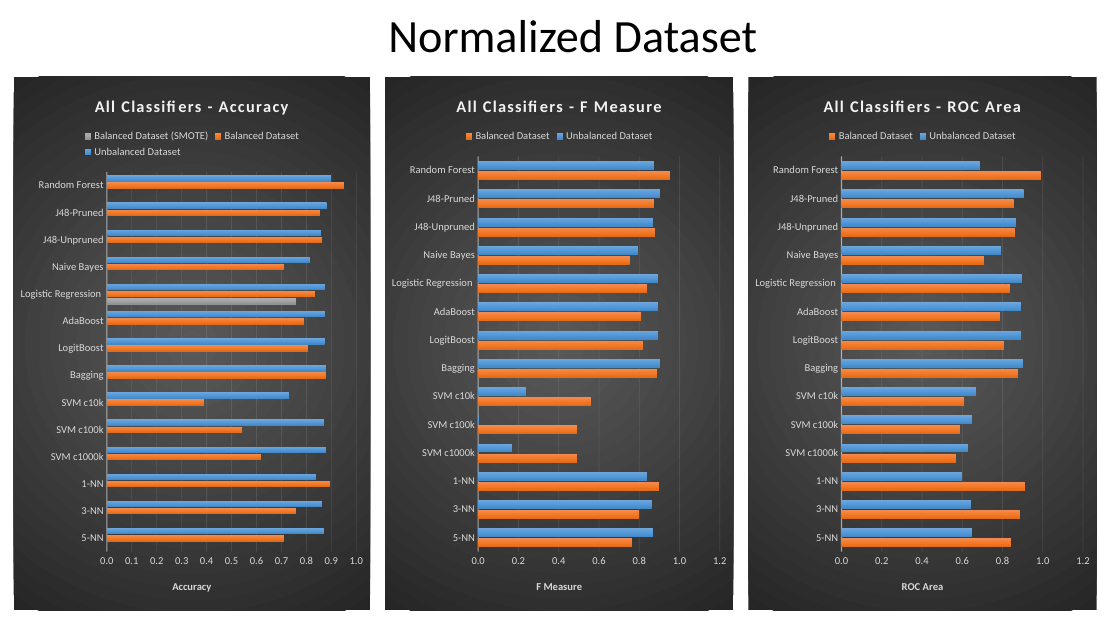
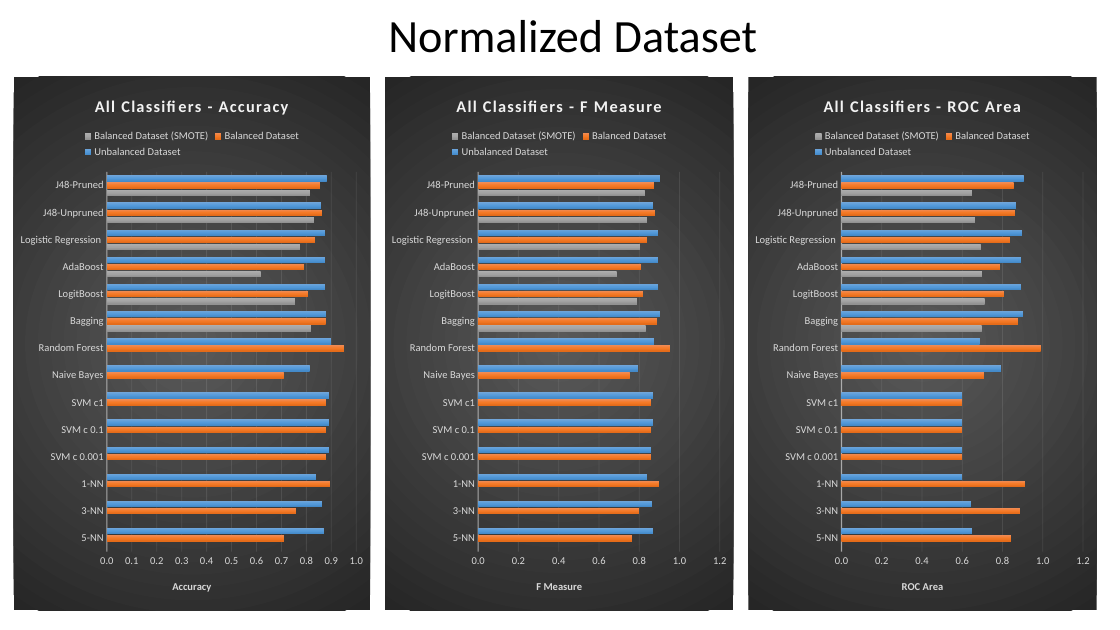
Before and after one commit to malughanshyam/MachineLearningFinalProject, a slide deck: slide 2 of Documents/Presentation/Charts in slides.pptx. Drawn at 1120x630 pixels with LibreOffice and Linux fonts; fonts in the diff are those of the drawing. Boxes give left, top, right and bottom in pixels: in the first picture for what was removed or moved away, otherwise in the second. Text is boxed around its words. In the diff, an @@ line names an element or a change of style, - is before the commit and + after.

Commit message:
Added SMOTE results for Dataset 4

```diff
--- a/Documents/Presentation/Charts in slides.pptx
+++ b/Documents/Presentation/Charts in slides.pptx
@@ bar chart at bbox=[13, 77, 370, 611] @@
-categories: Random Forest, J48-Pruned, J48-Unpruned, Naive Bayes, Logistic Regression , AdaBoost, LogitBoost, Bagging, SVM c10k, SVM c100k, SVM c1000k, 1-NN, 3-NN, 5-NN
+categories: J48-Pruned, J48-Unpruned, Logistic Regression , AdaBoost, LogitBoost, Bagging, Random Forest, Naive Bayes, SVM c1, SVM c 0.1, SVM c 0.001, 1-NN, 3-NN, 5-NN
-Unbalanced Dataset: 0.9, 0.88, 0.86, 0.81, 0.87, 0.87, 0.87, 0.88, 0.73, 0.87, 0.88, 0.84, 0.86, 0.87
+Unbalanced Dataset: 0.88, 0.86, 0.87, 0.87, 0.87, 0.88, 0.9, 0.81, 0.89, 0.89, 0.89, 0.84, 0.86, 0.87
-Balanced Dataset: 0.95, 0.85, 0.86, 0.71, 0.84, 0.79, 0.81, 0.88, 0.39, 0.54, 0.62, 0.89, 0.76, 0.71
+Balanced Dataset: 0.85, 0.86, 0.84, 0.79, 0.81, 0.88, 0.95, 0.71, 0.88, 0.88, 0.88, 0.89, 0.76, 0.71
-Balanced Dataset (SMOTE): -, -, -, -, 0.76, -, -, -, -, -, -, -, -, -
+Balanced Dataset (SMOTE): 0.81, 0.83, 0.78, 0.62, 0.76, 0.82, -, -, -, -, -, -, -, -
@@ bar chart at bbox=[385, 77, 734, 611] @@
-categories: Random Forest, J48-Pruned, J48-Unpruned, Naive Bayes, Logistic Regression , AdaBoost, LogitBoost, Bagging, SVM c10k, SVM c100k, SVM c1000k, 1-NN, 3-NN, 5-NN
+categories: J48-Pruned, J48-Unpruned, Logistic Regression , AdaBoost, LogitBoost, Bagging, Random Forest, Naive Bayes, SVM c1, SVM c 0.1, SVM c 0.001, 1-NN, 3-NN, 5-NN
-Unbalanced Dataset: 0.88, 0.91, 0.87, 0.79, 0.9, 0.89, 0.89, 0.9, 0.24, 0, 0.17, 0.84, 0.86, 0.87
+Unbalanced Dataset: 0.91, 0.87, 0.9, 0.89, 0.89, 0.9, 0.88, 0.79, 0.87, 0.87, 0.86, 0.84, 0.86, 0.87
-Balanced Dataset: 0.95, 0.87, 0.88, 0.75, 0.84, 0.81, 0.82, 0.89, 0.56, 0.49, 0.49, 0.9, 0.8, 0.77
+Balanced Dataset: 0.87, 0.88, 0.84, 0.81, 0.82, 0.89, 0.95, 0.75, 0.86, 0.86, 0.86, 0.9, 0.8, 0.77
+Balanced Dataset (SMOTE): 0.83, 0.84, 0.81, 0.69, 0.79, 0.83, -, -, -, -, -, -, -, -
@@ bar chart at bbox=[749, 77, 1097, 611] @@
-categories: Random Forest, J48-Pruned, J48-Unpruned, Naive Bayes, Logistic Regression , AdaBoost, LogitBoost, Bagging, SVM c10k, SVM c100k, SVM c1000k, 1-NN, 3-NN, 5-NN
+categories: J48-Pruned, J48-Unpruned, Logistic Regression , AdaBoost, LogitBoost, Bagging, Random Forest, Naive Bayes, SVM c1, SVM c 0.1, SVM c 0.001, 1-NN, 3-NN, 5-NN
-Unbalanced Dataset: 0.69, 0.91, 0.87, 0.79, 0.9, 0.89, 0.89, 0.9, 0.67, 0.65, 0.63, 0.6, 0.64, 0.65
+Unbalanced Dataset: 0.91, 0.87, 0.9, 0.89, 0.89, 0.9, 0.69, 0.79, 0.6, 0.6, 0.6, 0.6, 0.64, 0.65
-Balanced Dataset: 0.99, 0.85, 0.86, 0.71, 0.84, 0.79, 0.81, 0.88, 0.61, 0.59, 0.57, 0.91, 0.89, 0.84
+Balanced Dataset: 0.85, 0.86, 0.84, 0.79, 0.81, 0.88, 0.99, 0.71, 0.6, 0.6, 0.6, 0.91, 0.89, 0.84
+Balanced Dataset (SMOTE): 0.65, 0.66, 0.69, 0.7, 0.71, 0.7, -, -, -, -, -, -, -, -
```
Also in this commit, not shown: 1 other slide changed, 2 other files.
